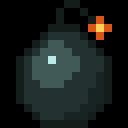
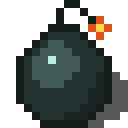
Layered file, before and after one edit (128px x 128px). Changes by layer:
painted on "Warstwa" over [88, 72, 128, 128]
hid "Tło" over [0, 0, 128, 128]
